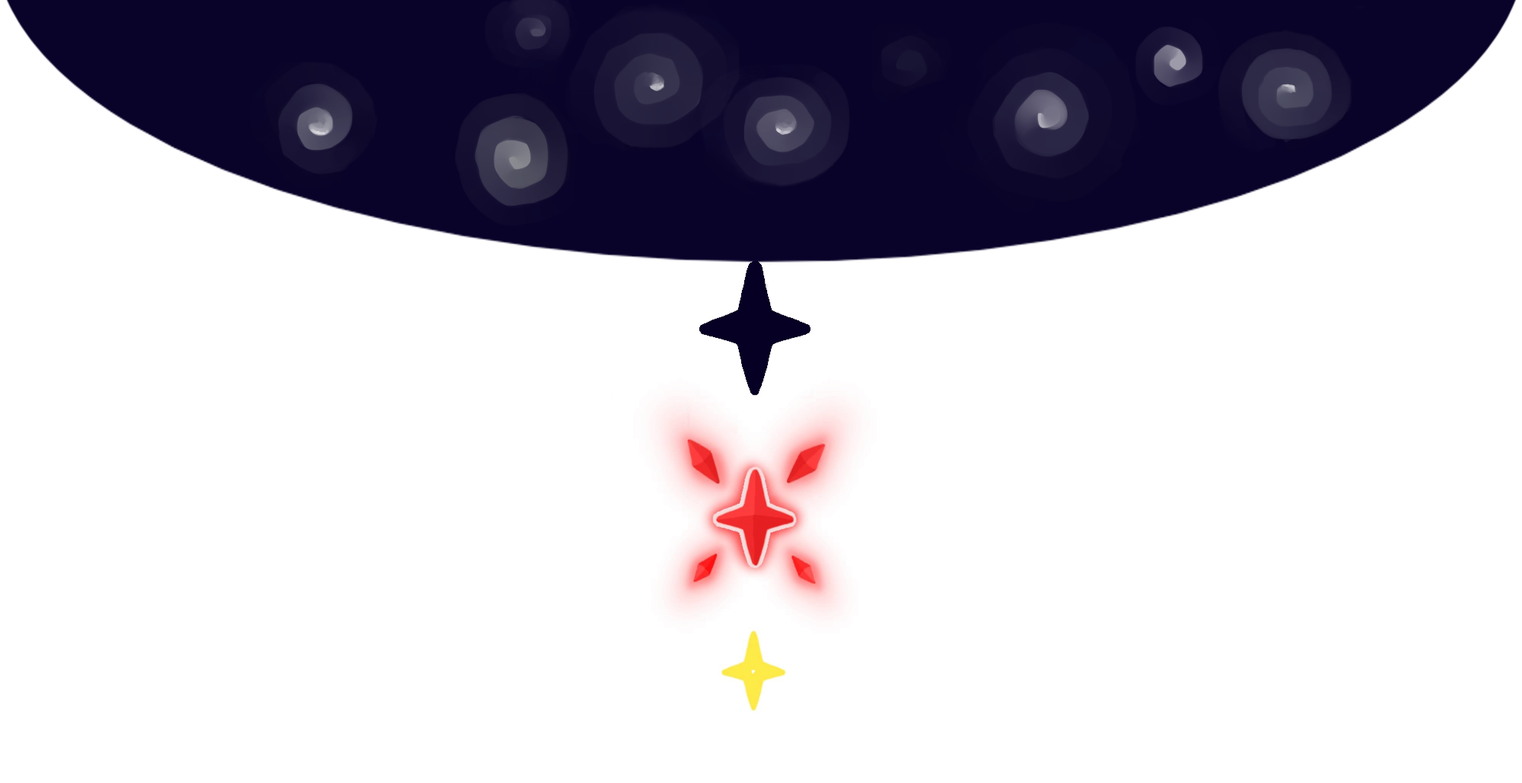
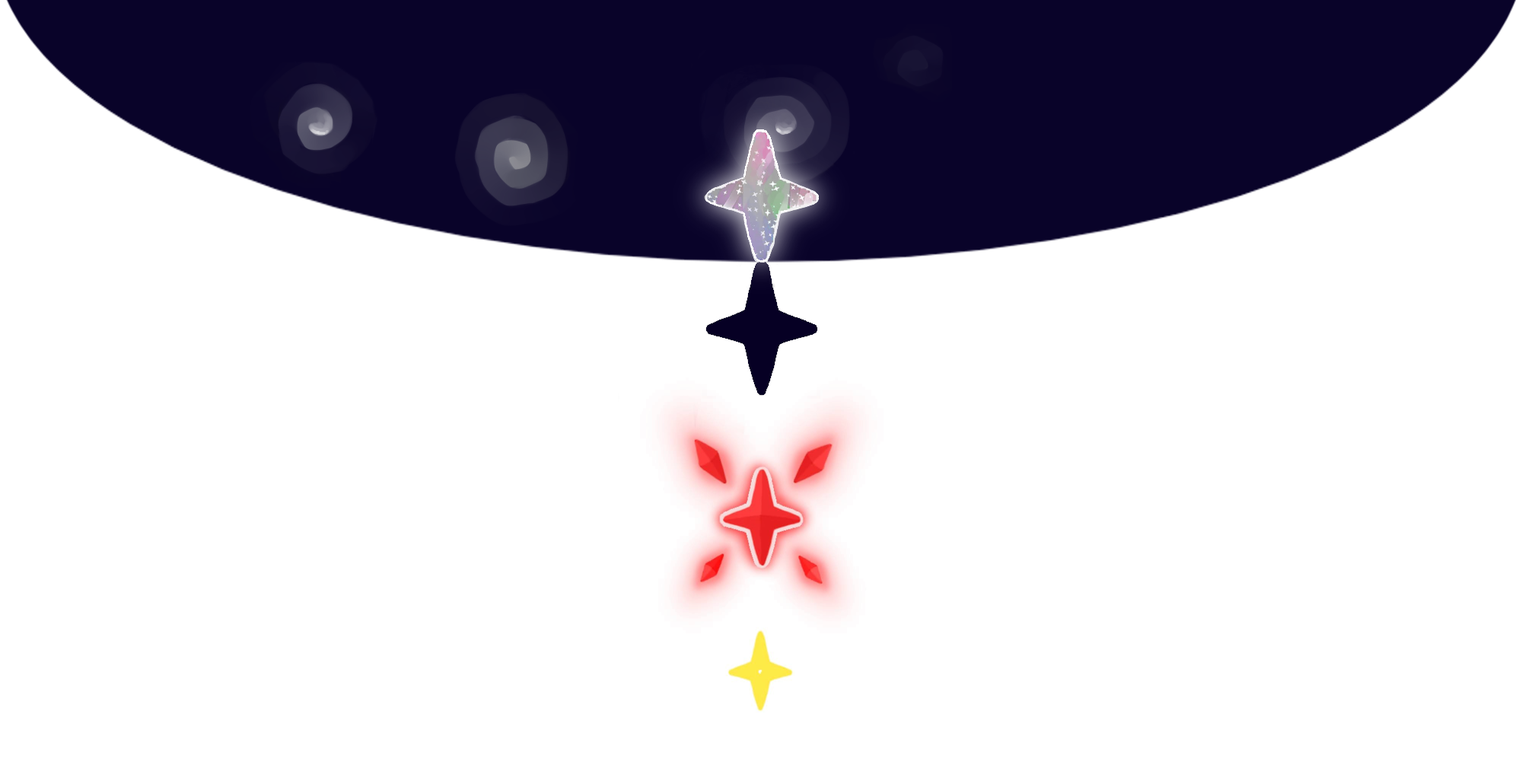
Layers edited between the first and the second 1522 × 783 image:
showed group "star" (1st of 2) (2 layers) over [633, 48, 926, 341]
painted on "star" (2nd of 2, in "star") over [681, 99, 844, 295]
"glow": opacity 80% → 90%, painted on it over [633, 48, 926, 341]
painted on "c2" over [503, 62, 614, 143]
hid "c4" over [484, 0, 682, 147]
hid "c5", painted on it over [484, 0, 823, 253]
painted on "c6" over [827, 23, 1072, 195]
hid "c7" over [827, 23, 1205, 226]
hid "c8" over [1071, 25, 1315, 195]
hid "c9", painted on it over [1119, 6, 1365, 168]
painted on "star 2" over [681, 194, 877, 487]
painted on "Background" over [484, 0, 1365, 713]
painted on "Paint Layer 2" over [484, 0, 1365, 274]
